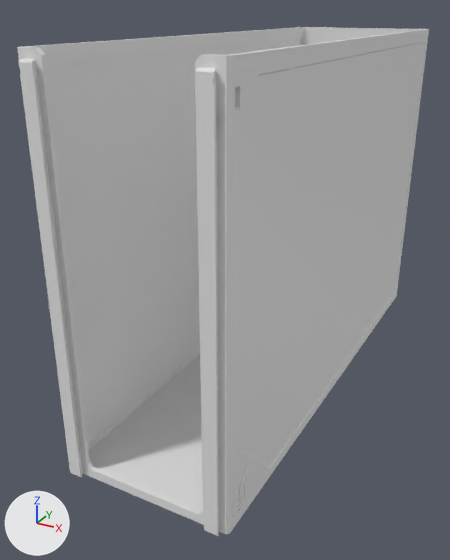
A saved change to the glTF model parts/240/DecorDrawer_240-1W-3H.lib.glb.
The view is the same before and after, from a camera (50 mm lens) standing at (117.0, -263.0, 174.0) and looking at (-15.0, -22.0, 53.0). The lights are fixed; the arrows at lower left show +X, +Y and +Z. The older version comes first. Where no turn or scale is listed for an object, it has been applied to the vertices. Vertices at exactly the same position are counted once.

The scene before the commit, as lines of its bpy script (objects in view):
```python
me_decordrawer_240_1w_3h = bpy.data.meshes.new('DecorDrawer_240-1W-3H')
me_decordrawer_240_1w_3h.from_pydata(...)  # 521 vertices, 1046 faces; spans x -38.0..38.0, y -117.0..117.0, z -81.0..81.0
ob_decordrawer_240_1w_3h = bpy.data.objects.new('DecorDrawer_240-1W-3H', me_decordrawer_240_1w_3h)
ob_decordrawer_240_1w_3h.location = (0.0, 0.0, 81.0)
```
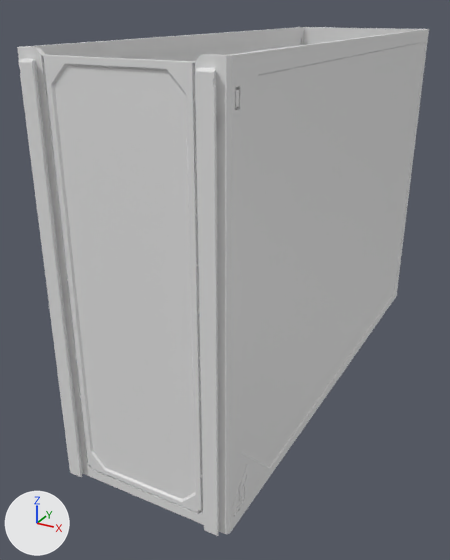
The change in detail:
me_decordrawer_240_1w_3h is used by ob_decordrawer_240_1w_3h; location (0.0, 0.0, 81.0).
me_decordrawer_240_1w_3h had 521 vertices, 1046 faces and spanned x -38.0..38.0, y -117.0..117.0, z -81.0..81.0.
me_decordrawer_240_1w_3h now has 965 vertices, 1934 faces and spans x -38.0..38.0, y -117.0..117.0, z -81.0..81.0.
me_decordrawer_240_1w_3h part 1: a new loose piece of 24 vertices spanning x 35.0..38.0, y -112.0..-109.0, z 68.0..72.0.
me_decordrawer_240_1w_3h part 2: 14 vertices moved within x -30.0..38.0, y -115.0..-102.0, z -76.0..66.0; 250 vertices added at x -27.0..38.0, y -115.0..-103.0, z -77.0..79.0.
Other edits to the shape of me_decordrawer_240_1w_3h do not show in these pictures.

Changed parts and their boxes (x1, y1, x2, y2) in the pictures (450 x 560 px):
part 1 of me_decordrawer_240_1w_3h, added: after (235, 89, 240, 107)
part 2 of me_decordrawer_240_1w_3h, built on: before (236, 469, 270, 512); after (41, 55, 270, 531)
